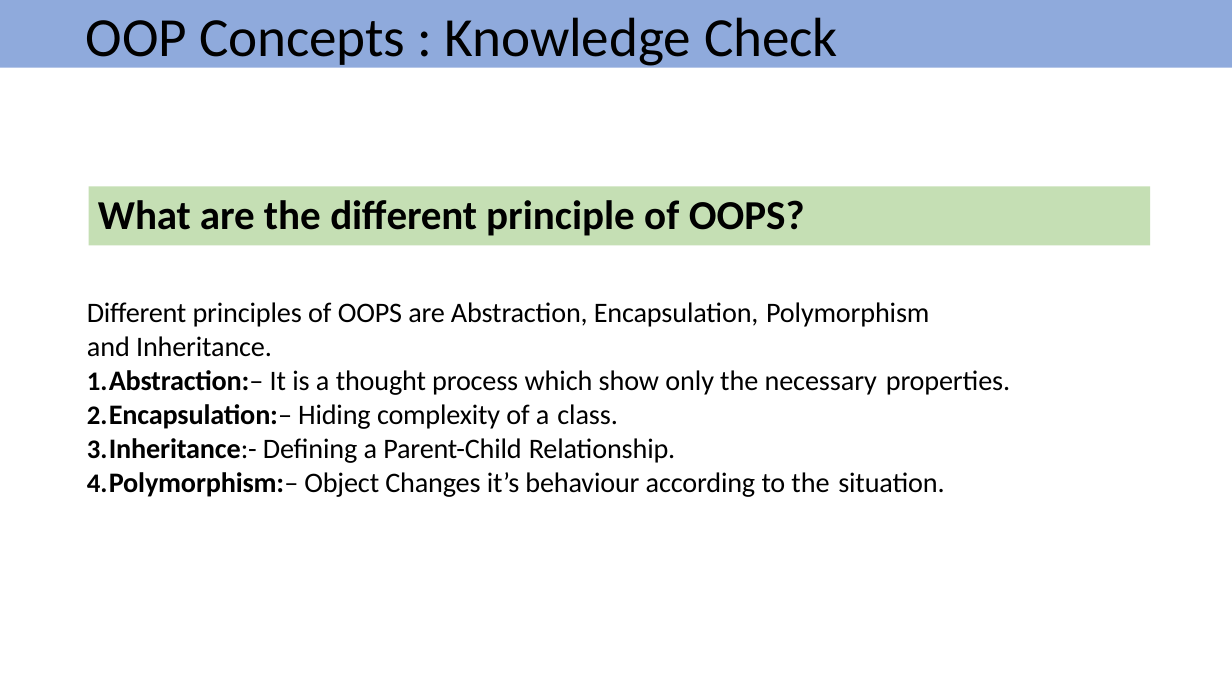
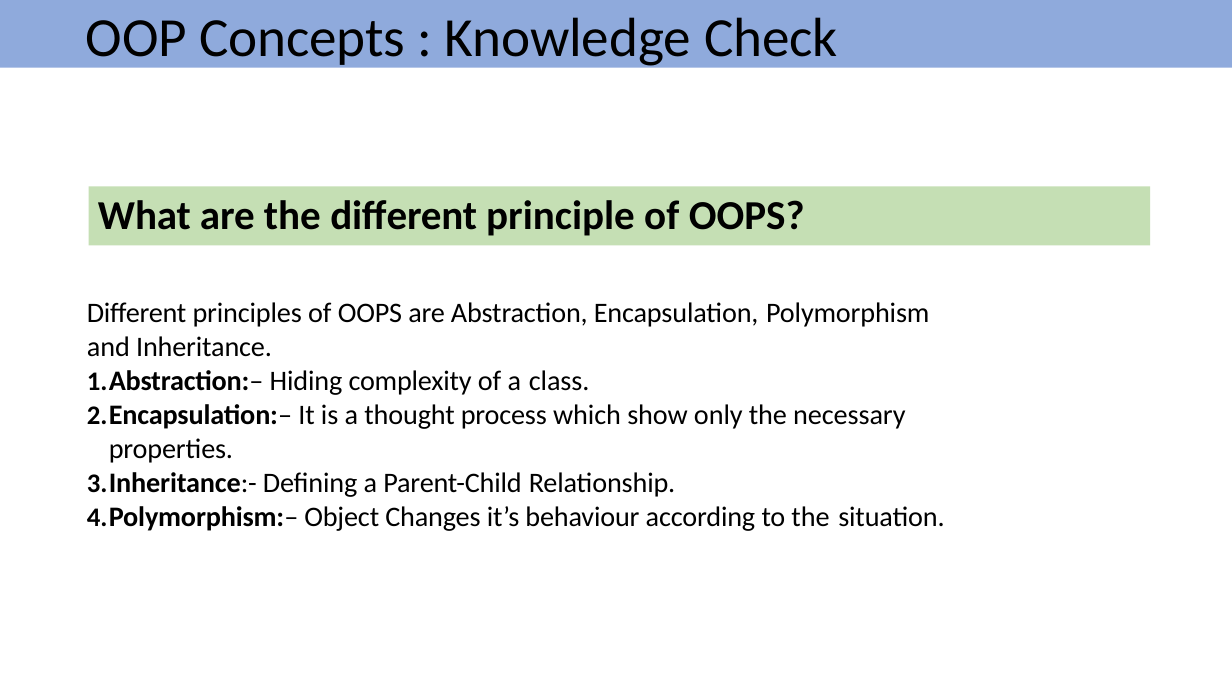
Before and after one commit to Rgutierrez0501/classworkwvustan, a slide deck: slide 2 of core java/Java Fundamentals 2.pptx. Drawn at 1232x693 pixels with LibreOffice and Linux fonts; fonts in the diff are those of the drawing. Boxes give left, top, right and bottom in pixels: in the first picture for what was removed or moved away, otherwise in the second. Text is boxed around its words. In the diff, an @@ line names an element or a change of style, - is before the commit and + after.

Commit message:
Updated the class exercise

```diff
--- a/core java/Java Fundamentals 2.pptx
+++ b/core java/Java Fundamentals 2.pptx
@@ text at <box>109,370,905,463</box>: text changed @@
-1. Abstraction:– It is a thought process which show only the necessary properties.
-2. Encapsulation:– Hiding complexity of a class.
+1. Abstraction:– Hiding complexity of a class.
+2. Encapsulation:– It is a thought process which show only the necessary properties.
```
Also in this commit, not shown: 2 other slides changed, 37 other files.
